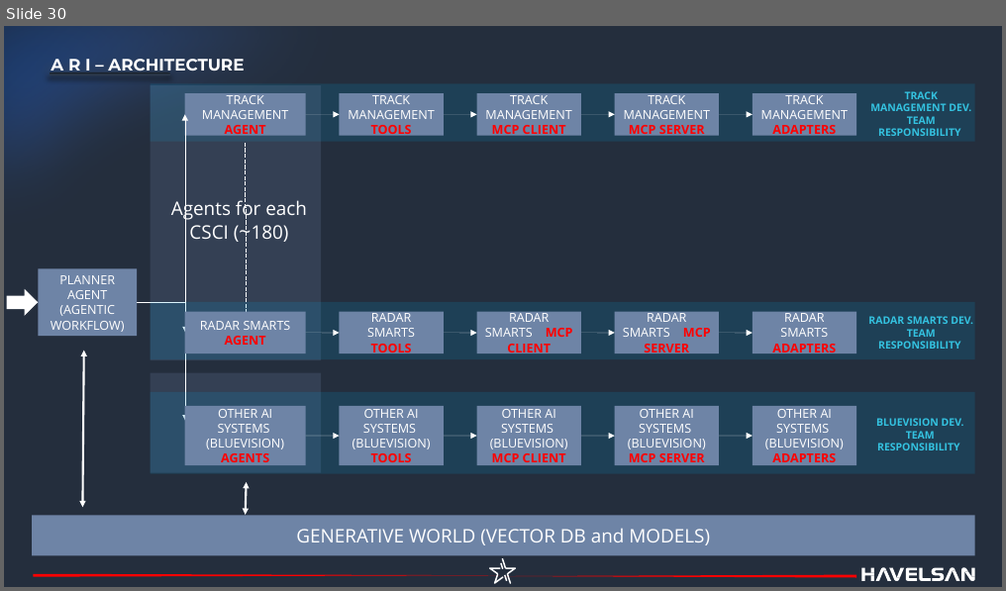
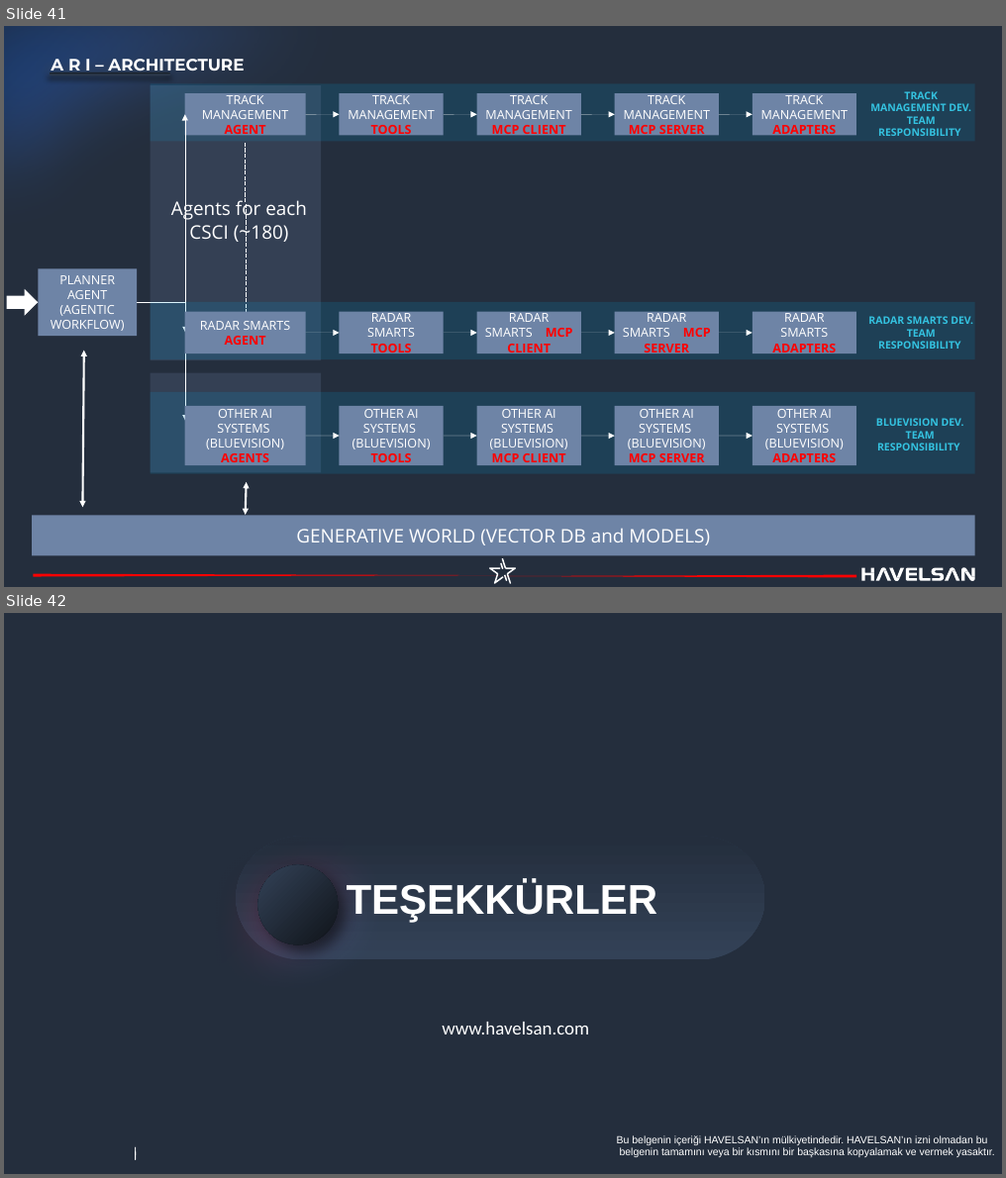
Before and after one commit to havelsan/YZ_EGITIM, a slide deck: presentations/01.Day_1_—_Core_AI_and_Machine_Learning_Foundations_Engineer-Oriented.pptx. Shown one above the other, each under a label of ours: slide 30 before the commit, slides 41 and 42 after it. The pictures are 1006x591 and 1006x1178 pixels, drawn with LibreOffice and Linux fonts; fonts in the diff are those of the drawing; background and template pictures are left out. Boxes give left, top, right and bottom in pixels: in the first picture for what was removed or moved away, otherwise in the second. Text is boxed around its words. In the diff, an @@ line names an element or a change of style, - is before the commit and + after.

```diff
--- a/presentations/01.Day_1_—_Core_AI_and_Machine_Learning_Foundations_Engineer-Oriented.pptx
+++ b/presentations/01.Day_1_—_Core_AI_and_Machine_Learning_Foundations_Engineer-Oriented.pptx
@@ slide 42 added at <box>4,613,1002,1174</box>, background #242E3D @@
@@ page number added at <box>923,639,1001,663</box>, 12 pt, text #FFFFFF, bold @@
+42
@@ rectangle added at <box>927,634,982,673</box>, fill #242E3D @@
@@ ellipse added at <box>946,636,974,663</box>, fill #10141A @@
@@ freeform shape added at <box>203,825,402,1039</box>, fill gradient #566EAA to #9E1231 to #242E3D @@
@@ freeform shape added at <box>236,836,765,959</box>, fill gradient #334257 to #242E3D @@
@@ ellipse added at <box>257,865,338,946</box>, fill gradient #10141A to #334257 @@
@@ text added at <box>347,881,658,923</box>, 40 pt, text #FFFFFF, bold @@
+TEŞEKKÜRLER
@@ text added at <box>442,1022,589,1035</box>, 18 pt, text #FFFFFF @@
+www.havelsan.com
@@ text added at <box>134,1146,137,1167</box>, 11 pt, text #FFFFFF @@
+I
@@ text added at <box>617,1136,995,1157</box>, 10 pt, text #FFFFFF @@
+Bu belgenin içeriği HAVELSAN’ın mülkiyetindedir. HAVELSAN’ın izni olmadan bu
+belgenin tamamını veya bir kısmını bir başkasına kopyalamak ve vermek yasaktır.
@@ text added at <box>134,1148,137,1160</box>, 11 pt, text #FFFFFF @@
+I
@@ text added at <box>134,1149,137,1160</box>, 11 pt, text #FFFFFF @@
+I
@@ what was slide 30 is now slide 41 @@
@@ slide 41 changed as well @@
@@ freeform shape at <box>4,26,856,463</box>: outline redrawn @@
@@ freeform shape at <box>33,574,500,577</box>: outline redrawn @@
```
Also in this commit, not shown: 28 other slides changed, 12 other slides added, 2 slides removed, 2 other files.
